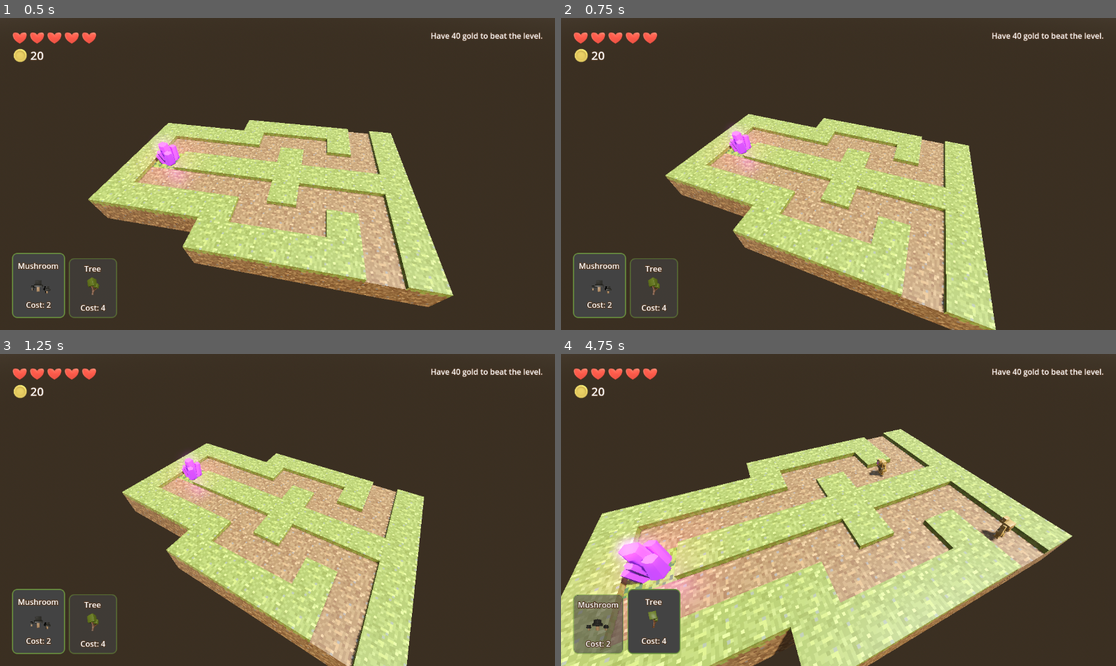
Above: before the commit, frames 1-4 (two rows, left to right).
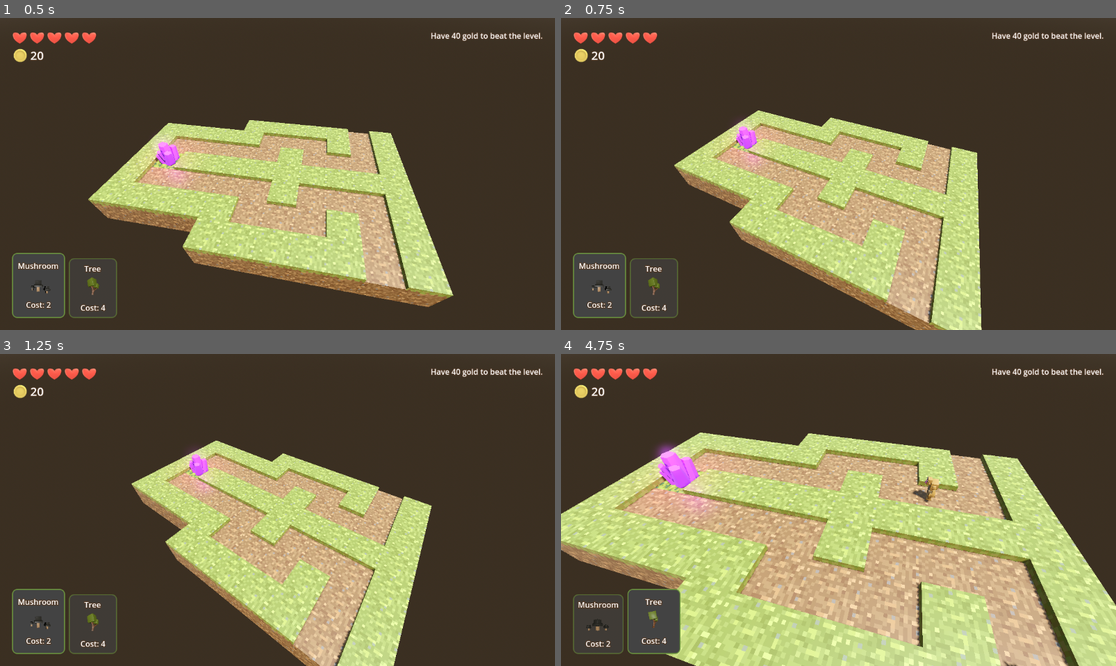
Above: after the commit, the same moments.

Repository: TheBoysJams/SeedsOfRenewal
Game: Godot game, scene res://Levels/level_two.tscn
Two runs of this game, one before a commit and one after it. Both use one fixed random seed, a clock stepped at 60 frames per second and the inputs below. This scene is started directly instead of the project's main scene. Sound files missing from this copy of the repository are replaced by a short silence.
Inputs (mouse positions are in pixels of both pictures, inside the frame that each line leads up to):
- Up to frame 1 (0.5 s): no input
- Up to frame 2 (0.75 s): tap Enter at 0.5 s; move the mouse to (960, 158) at 0.52 s; hold D (RotateRight) from 0.53 s (still down); hold Mouse wheel up (NextPlant, bound only after the commit) from 0.53 s (still down)
- Up to frame 3 (1.25 s): keep holding D (RotateRight); keep holding Mouse wheel up (NextPlant, bound only after the commit); tap 1 (Plant1, bound only after the commit) at 0.8 s
- Up to frame 4 (4.75 s): tap Space at 1.25 s; move the mouse to (727, 525) at 1.27 s; release D (RotateRight) at 1.28 s; release Mouse wheel up (NextPlant, bound only after the commit) at 1.28 s; hold A (RotateLeft) 1.28-2.03 s; tap 1 (Plant1, bound only after the commit) at 1.35, 3.8 s; tap 2 (Plant2, bound only after the commit) at 1.55, 2.1, 4.55 s; tap Enter at 2 s; move the mouse to (894, 441) at 2.02 s; hold Mouse wheel down (PreviousPlant, bound only after the commi… 2.03-2.78 s; hold D (RotateRight) 2.03-3.53 s; move the mouse to (810, 572) at 2.77 s; tap Mouse wheel down (PreviousPlant, bound only after the commi… at 2.85 s; tap Mouse wheel up (NextPlant, bound only after the commit) at 3.05 s; move the mouse to (1005, 556) at 3.52 s; hold W (ZoomIn) 3.53-4.28 s; hold A (RotateLeft) from 3.53 s (still down); move the mouse to (672, 463) at 4.27 s; tap S (ZoomOut) at 4.35 s

Frame 1 is identical in both runs. In frame 2, 13% of the frame differs, in the area x 18-79%, y 29-100%; in frame 3, 12%; in frame 4, 49%, in the area x 0-100%, y 24-100%.

Commit message:
ScrollWheel Tower change

Diff:
--- a/RenewalTreeDefence/Player/player.gd
+++ b/RenewalTreeDefence/Player/player.gd
@@ -28,7 +28,7 @@
 
 var selectedTowerIndex:int:
 	set(index_in):
-		selectedTowerIndex = index_in
+		selectedTowerIndex = wrapi(index_in,0,towerManager.towers.size())
 		SelectedTowerChanged.emit(towerManager.towers[selectedTowerIndex])
 
 var gold:int:
@@ -53,11 +53,10 @@
 	selectedTowerIndex = 0
 	OnLoaded.emit("Have " + str(goldToWin) + " gold to beat the level.")
 
-func _unhandled_key_input(event: InputEvent) -> void:
-	#Temp ui code for debugging
-	if Input.is_key_pressed(KEY_1):
+func _input(event: InputEvent) -> void:
+	if Input.is_action_just_pressed("Plant1"):
 		selectedTowerIndex = 0
-	if Input.is_key_pressed(KEY_2):
+	if Input.is_action_just_pressed("Plant2"):
 		selectedTowerIndex = 1
 	if Input.is_action_pressed("RotateRight"):
 		rotation_degrees.y += 5
@@ -69,6 +68,10 @@
 	if Input.is_action_pressed("ZoomOut"):
 		cameraDistance += 2
 		UpdateCameraZoom()
+	if Input.is_action_pressed("NextPlant"):
+		selectedTowerIndex += 1
+	if Input.is_action_pressed("PreviousPlant"):
+		selectedTowerIndex -= 1
 
 func UpdateCameraZoom()-> void:
 	cameraDistance = clampf(cameraDistance,5,60)
--- a/RenewalTreeDefence/Towers/ranged_tower.gd
+++ b/RenewalTreeDefence/Towers/ranged_tower.gd
@@ -7,6 +7,7 @@
 @onready var spawners = get_tree().get_first_node_in_group("spawners").get_children()
 
 func _ready() -> void:
+	super()
 	$Tree_22.rotation_degrees = Vector3( 0, randi_range(0,360), 0 )
 
 func Attack() ->void:
--- a/RenewalTreeDefence/project.godot
+++ b/RenewalTreeDefence/project.godot
@@ -52,24 +52,14 @@
 "events": [Object(InputEventKey,"resource_local_to_scene":false,"resource_name":"","device":-1,"window_id":0,"alt_press …(182 unchanged characters)…
 ]
 }
-1={
+Plant1={
 "deadzone": 0.5,
 "events": [Object(InputEventKey,"resource_local_to_scene":false,"resource_name":"","device":-1,"window_id":0,"alt_pressed":false,"shift_pressed":false,"ctrl_pressed":false,"meta_pressed":false,"pressed":false,"keycode":0,"physical_keycode":49,"key_label":0,"unicode":49,"echo":false,"script":null)
 ]
 }
-2={
+Plant2={
 "deadzone": 0.5,
 "events": [Object(InputEventKey,"resource_local_to_scene":false,"resource_name":"","device":-1,"window_id":0,"alt_pressed":false,"shift_pressed":false,"ctrl_pressed":false,"meta_pressed":false,"pressed":false,"keycode":0,"physical_keycode":50,"key_label":0,"unicode":50,"echo":false,"script":null)
-]
-}
-3={
-"deadzone": 0.5,
-"events": [Object(InputEventKey,"resource_local_to_scene":false,"resource_name":"","device":-1,"window_id":0,"alt_pressed":false,"shift_pressed":false,"ctrl_pressed":false,"meta_pressed":false,"pressed":false,"keycode":0,"physical_keycode":51,"key_label":0,"unicode":51,"echo":false,"script":null)
-]
-}
-4={
-"deadzone": 0.5,
-"events": [Object(InputEventKey,"resource_local_to_scene":false,"resource_name":"","device":-1,"window_id":0,"alt_pressed":false,"shift_pressed":false,"ctrl_pressed":false,"meta_pressed":false,"pressed":false,"keycode":0,"physical_keycode":52,"key_label":0,"unicode":52,"echo":false,"script":null)
 ]
 }
 RotateLeft={
@@ -96,3 +86,13 @@
 , Object(InputEventKey,"resource_local_to_scene":false,"resource_name":"","device":-1,"window_id":0,"alt_pressed":false,"shift_pressed":false,"ctrl_pressed":false,"meta_pressed":false,"pressed":false,"keycode":0,"physical_keycode":4194322,"key_label":0,"unicode":0,"echo":false,"script":null)
 ]
 }
+NextPlant={
+"deadzone": 0.5,
+"events": [Object(InputEventMouseButton,"resource_local_to_scene":false,"resource_name":"","device":-1,"window_id":0,"alt_pressed":false,"shift_pressed":false,"ctrl_pressed":false,"meta_pressed":false,"button_mask":0,"position":Vector2(0, 0),"global_position":Vector2(0, 0),"factor":1.0,"button_index":4,"canceled":false,"pressed":false,"double_click":false,"script":null)
+]
+}
+PreviousPlant={
+"deadzone": 0.5,
+"events": [Object(InputEventMouseButton,"resource_local_to_scene":false,"resource_name":"","device":-1,"window_id":0,"alt_pressed":false,"shift_pressed":false,"ctrl_pressed":false,"meta_pressed":false,"button_mask":16,"position":Vector2(38, 18),"global_position":Vector2(42, 59),"factor":1.0,"button_index":5,"canceled":false,"pressed":true,"double_click":false,"script":null)
+]
+}
